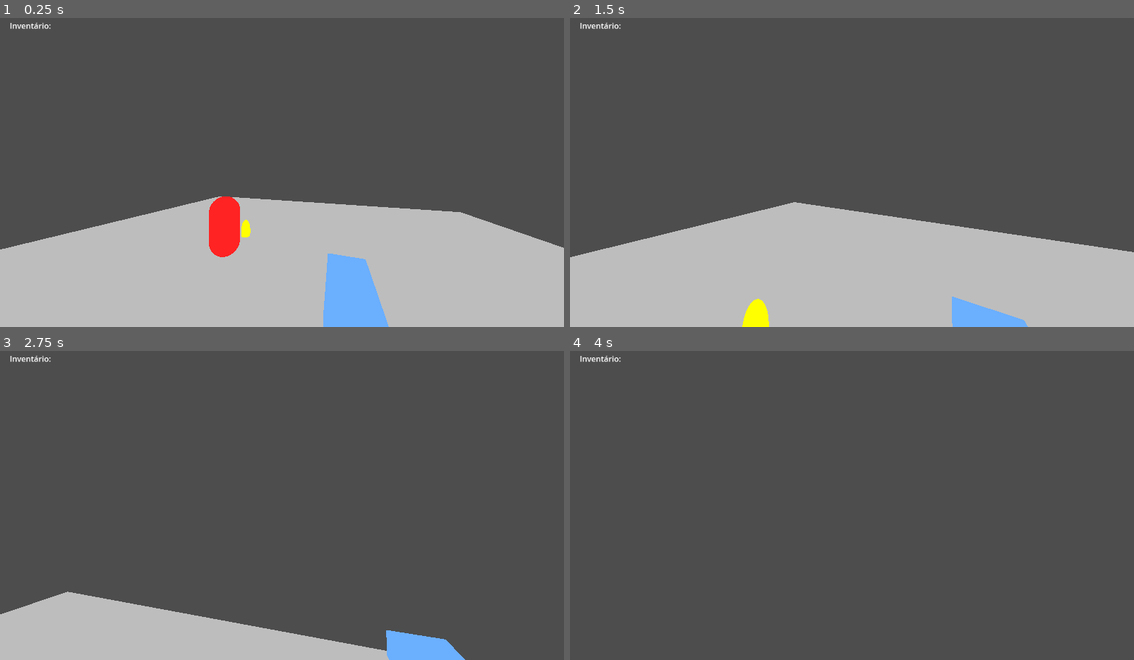
Above: before the commit, frames 1-4 (two rows, left to right).
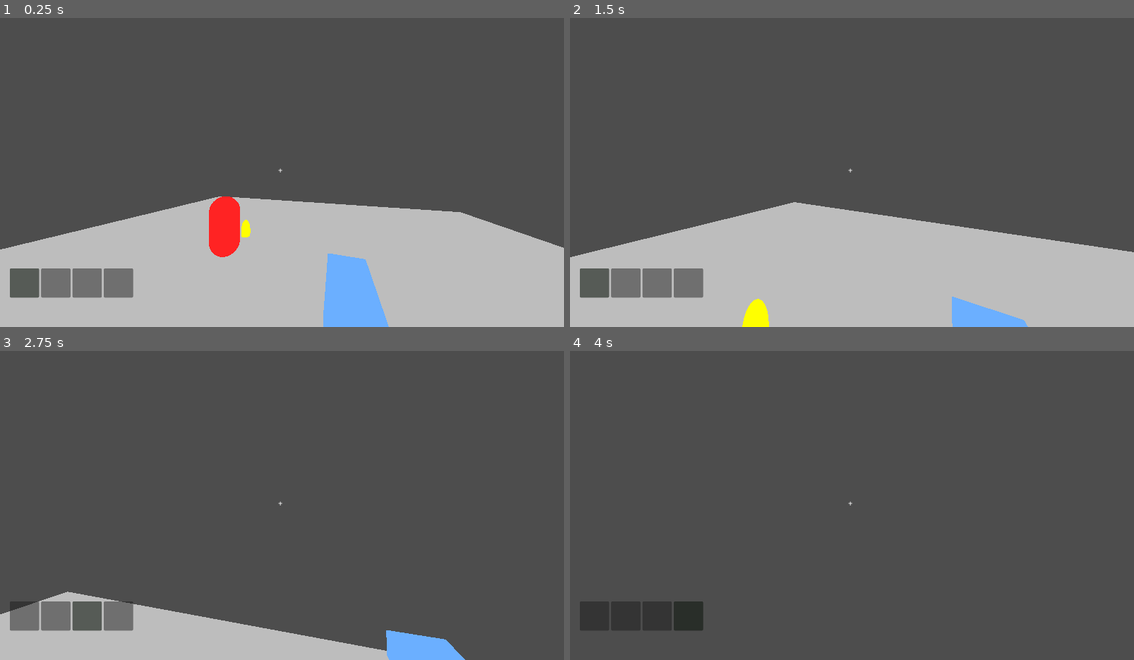
Above: after the commit, the same moments.

Repository: fernandoSilveira0710/abyssor
Game: Godot game, scene res://scenes/Main.tscn
The game is run twice, just before and just after one commit, with the same random seed, the same clock (stepped at 60 frames per second) and the same inputs. The engine's default icon, where the game draws it, is replaced by a stand-in: a white triangle on a blue panel in a dark square.
Inputs (mouse positions are in pixels of both pictures, inside the frame that each line leads up to):
- Up to frame 1 (0.25 s): no input
- Up to frame 2 (1.5 s): tap Enter (ui_accept) at 0.5, 0.77 s; move the mouse to (880, 166) at 0.52 s; hold E (interact) 0.53-1.28 s; hold Up (ui_up) from 0.53 s (still down); tap Q (drop) at 0.6 s; move the mouse to (823, 169) at 1.27 s; tap E (interact) at 1.35 s
- Up to frame 3 (2.75 s): keep holding Up (ui_up); tap Enter (ui_accept) at 1.52 s; tap Tab at 1.55, 2.1 s; move the mouse to (293, 496) at 2.02 s; tap Q (drop) at 2.3 s
- Up to frame 4 (4 s): keep holding Up (ui_up); move the mouse to (846, 505) at 2.77 s; tap Q (drop) at 2.85 s; tap Enter (ui_accept) at 3.02, 3.77 s; tap E (interact) at 3.05 s; move the mouse to (891, 505) at 3.52 s; hold E (interact) from 3.53 s (still down); tap Tab at 3.8 s

The runs differ from the first frame. In frame 1, 2.1% of the frame differs, in the area x 1-51%, y 1-91%; in frame 2, 2.1%; in frame 3, 2.1%; in frame 4, 2.0%.

Commit message:
Implement inventory slot system and item interaction in Player and HUD
- Added player_type variable to define inventory slot limits based on player type.
- Introduced selected_slot management for item pickup and drop functionality.
- Updated HUD to display inventory slots with visual feedback for selected items.
- Enhanced item pickup and drop logic to accommodate the new inventory system.

Diff:
--- a/scenes/player/Player.gd
+++ b/scenes/player/Player.gd
@@ -5,25 +5,47 @@
 @export var gravity: float = 9.8
 @export var mouse_sensitivity: float = 0.003
 @export var item_scene: PackedScene = preload("res://scenes/objects/Item.tscn")
+@export var player_type: String = "normal" # "fraco", "normal", "forte"
+
 var camera_pivot: Node3D
 var pitch: float = 0.0
-var inventory: Array = []
-var interact_distance: float = 2.0
+var inventory: Array = [] # cada slot: {item_type, item_name, quantity}
+var selected_slot: int = 0
+var MAX_SLOTS: int = 4
+
+# Exemplo de ícone padrão para itens (ajuste para o caminho real se tiver ícones)
+const DEFAULT_ITEM_ICON = "res://icon.svg"
 
 func _ready():
 	camera_pivot = $CameraPivot
 	Input.set_mouse_mode(Input.MOUSE_MODE_CAPTURED)
 	add_to_group("player")
-	await get_tree().process_frame # Aguarda um frame para garantir que o HUD existe
+	# Define slots conforme tipo de player
+	match player_type:
+		"fraco": MAX_SLOTS = 3
+		"normal": MAX_SLOTS = 4
+		"forte": MAX_SLOTS = 5
+	await get_tree().process_frame
 	var hud = get_tree().get_root().find_child("HUD", true, false)
 	if hud:
-		hud.update_inventory(inventory)
+		hud.update_inventory_slots(inventory, selected_slot, MAX_SLOTS)
 
 func _unhandled_input(event):
 	if event is InputEventMouseMotion:
 		rotate_y(-event.relative.x * mouse_sensitivity)
 		pitch = clamp(pitch - event.relative.y * mouse_sensitivity, deg_to_rad(-80), deg_to_rad(80))
 		camera_pivot.rotation.x = pitch
+	# Navegação de slots com TAB
+	if event is InputEventKey and event.is_pressed() and not event.echo:
+		if event.keycode == KEY_TAB:
+			selected_slot = (selected_slot + 1) % MAX_SLOTS
+			var hud = get_tree().get_root().find_child("HUD", true, false)
+			if hud:
+				hud.update_inventory_slots(inventory, selected_slot, MAX_SLOTS)
+		if event.keycode == KEY_E: # Interagir
+			try_pickup_item()
+		if event.keycode == KEY_Q:
+			drop_selected()
 
 func _physics_process(delta):
 	var input_dir = Vector2.ZERO
@@ -47,43 +69,62 @@
 
 	move_and_slide()
 
-	# Interação com itens usando Area3D
-	if Input.is_action_just_pressed("interact"):
-		var detector = $ItemDetector
-		for body in detector.get_overlapping_bodies():
-			if body.is_in_group("item"):
-				print("Pegou o item: %s" % body.item_name)
-				inventory.append(body.item_name)
-				body.queue_free()
-				# Atualiza o inventário no HUD
-				var hud = get_tree().get_root().find_child("HUD", true, false)
-				if hud:
-					hud.update_inventory(inventory)
-				break
+# As funções de coleta/drop serão adaptadas depois para usar os slots
 
-	# Dropa o último item ao pressionar Q
-	if Input.is_action_just_pressed("drop") and inventory.size() > 0:
-		var item_name = inventory.pop_back()
-		print("Tentou dropar: %s" % item_name)
-		# Atualiza o inventário no HUD
-		var hud = get_tree().get_root().find_child("HUD", true, false)
-		if hud:
-			hud.update_inventory(inventory)
+func try_pickup_item():
+	var detector = $ItemDetector
+	for body in detector.get_overlapping_bodies():
+		if body.is_in_group("item"):
+			var item_data = {
+				"item_type": body.item_type,
+				"item_name": body.item_name,
+				"item_icon": DEFAULT_ITEM_ICON
+			}
+			# 1. Se slot selecionado vazio ou null, coloca ali
+			if selected_slot >= inventory.size() or inventory[selected_slot] == null:
+				while inventory.size() <= selected_slot:
+					inventory.append(null)
+				inventory[selected_slot] = item_data
+				print("Pegou o item no slot selecionado vazio: %d" % selected_slot)
+			# 2. Se todos ocupados, dropa o selecionado e coloca o novo item ali
+			else:
+				drop_item(selected_slot)
+				inventory[selected_slot] = item_data
+				print("Inventário cheio, dropou e pegou no slot: %d" % selected_slot)
+			body.queue_free()
+			var hud = get_tree().get_root().find_child("HUD", true, false)
+			if hud:
+				hud.update_inventory_slots(inventory, selected_slot, MAX_SLOTS)
+			break
+
+func drop_item(slot_idx: int):
+	if slot_idx < inventory.size() and inventory[slot_idx] != null:
+		var item = inventory[slot_idx]
 		# Instancia o item na frente do player
 		if item_scene:
-			print("item_scene está definido!")
 			var item_instance = item_scene.instantiate()
-			var drop_pos = global_transform.origin + -global_transform.basis.z * 1.5
-			# Adiciona deslocamento aleatório para evitar sobreposição exata
-			drop_pos.x += randf_range(-0.2, 0.2)
-			drop_pos.z += randf_range(-0.2, 0.2)
-			drop_pos.y = max(drop_pos.y, 1.0) # Garante que fique acima do chão
-			item_instance.global_transform.origin = drop_pos
-			print("Dropando item na posição: ", item_instance.global_transform.origin)
+			item_instance.global_transform.origin = global_transform.origin + -global_transform.basis.z * 1.5
+			item_instance.item_type = item.item_type
+			item_instance.item_name = item.item_name
 			var main = get_tree().get_root().find_child("Main", true, false)
 			if main:
 				main.add_child(item_instance)
 			else:
 				get_tree().current_scene.add_child(item_instance)
+		# Remove do inventário (mantém posição)
+		inventory[slot_idx] = null
+		var hud = get_tree().get_root().find_child("HUD", true, false)
+		if hud:
+			hud.update_inventory_slots(inventory, selected_slot, MAX_SLOTS)
+
+func drop_selected():
+	if selected_slot < inventory.size():
+		drop_item(selected_slot)
+		# Seleciona o próximo slot ocupado (ou volta para o primeiro)
+		if inventory.size() > 0:
+			selected_slot = min(selected_slot, inventory.size() - 1)
 		else:
-			print("item_scene está NULL!")
+			selected_slot = 0
+		var hud = get_tree().get_root().find_child("HUD", true, false)
+		if hud:
+			hud.update_inventory_slots(inventory, selected_slot, MAX_SLOTS)
--- a/scenes/ui/HUD.gd
+++ b/scenes/ui/HUD.gd
@@ -1,6 +1,35 @@
 extends CanvasLayer
 
 @onready var inventory_label: Label = $InventoryLabel
+@onready var inventory_slots: HBoxContainer = $InventoryPanel/InventorySlots
 
 func update_inventory(inventory: Array):
 	inventory_label.text = "Inventário: " + ", ".join(inventory)
+
+func update_inventory_slots(inventory: Array, selected_slot: int, max_slots: int):
+	# Limpa os slots atuais
+	for child in inventory_slots.get_children():
+		child.queue_free()
+	# Cria os slots
+	for i in range(max_slots):
+		var panel = Panel.new()
+		panel.custom_minimum_size = Vector2(60, 60)
+		panel.size_flags_horizontal = Control.SIZE_SHRINK_CENTER
+		panel.size_flags_vertical = Control.SIZE_SHRINK_CENTER
+		if i == selected_slot:
+			panel.modulate = Color(0.7, 1, 0.7, 1) # Destaque verde
+		else:
+			panel.modulate = Color(1, 1, 1, 0.8)
+		if i < inventory.size() and inventory[i] != null:
+			var slot = inventory[i]
+			var label = Label.new()
+			label.text = slot.item_name
+			label.horizontal_alignment = HORIZONTAL_ALIGNMENT_CENTER
+			label.vertical_alignment = VERTICAL_ALIGNMENT_CENTER
+			label.size_flags_horizontal = Control.SIZE_EXPAND_FILL
+			label.size_flags_vertical = Control.SIZE_EXPAND_FILL
+			panel.add_child(label)
+		else:
+			# Slot vazio
+			pass
+		inventory_slots.add_child(panel)
--- a/scenes/ui/HUD.tscn
+++ b/scenes/ui/HUD.tscn
@@ -5,6 +5,32 @@
 [node name="HUD" type="CanvasLayer"]
 script = ExtResource("1")
 
-[node name="InventoryLabel" type="Label" parent="."]
-position = Vector2(20, 20)
-text = "Inventário:"
+[node name="InventoryPanel" type="Panel" parent="."]
+anchor_left = 0.0
+anchor_top = 1.0
+anchor_right = 0.0
+anchor_bottom = 1.0
+offset_left = 20
+offset_top = -120
+size_flags_horizontal = 0
+size_flags_vertical = 0
+
+[node name="InventorySlots" type="HBoxContainer" parent="InventoryPanel"]
+anchor_left = 0.0
+anchor_top = 0.0
+anchor_right = 0.0
+anchor_bottom = 0.0
+offset_left = 0
+offset_top = 0
+size_flags_horizontal = 4
+separation = 8
+
+[node name="Crosshair" type="Label" parent="."]
+anchor_left = 0.5
+anchor_top = 0.5
+anchor_right = 0.5
+anchor_bottom = 0.5
+offset_left = -8
+offset_top = -8
+text = "+"
+custom_fonts/font = null
